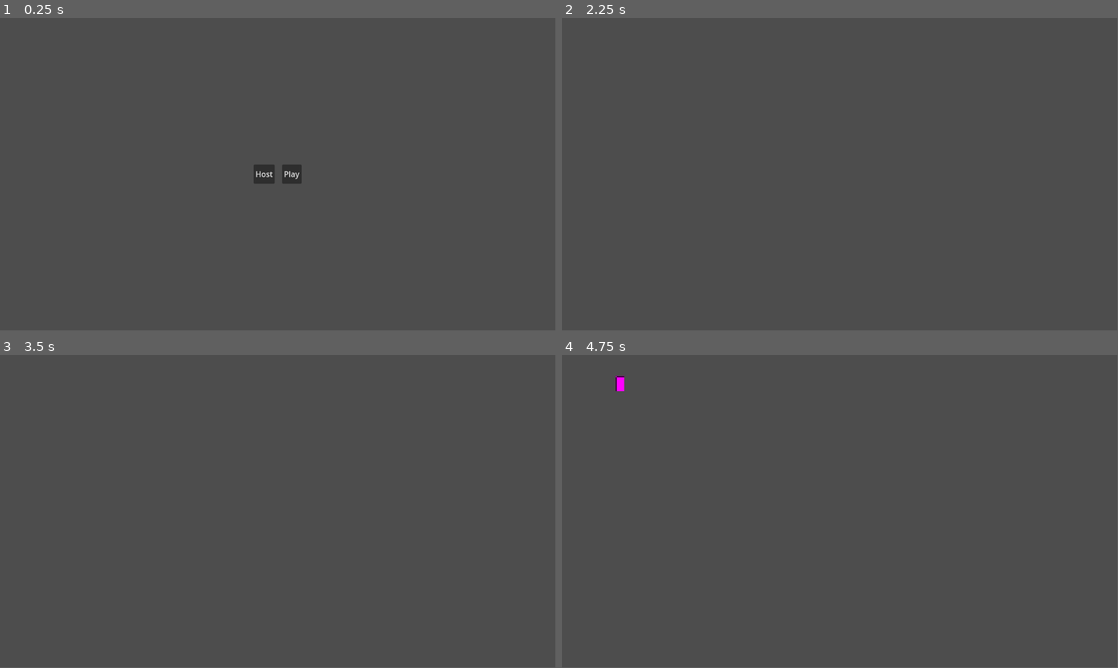
Above: before the commit, frames 1-4 (two rows, left to right).
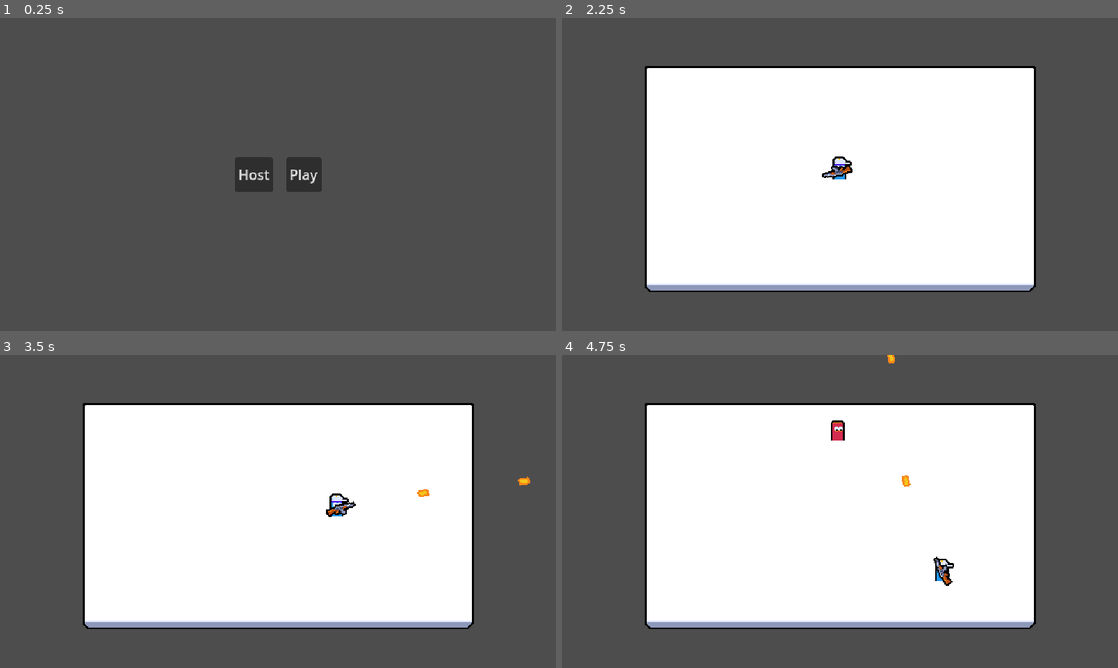
Above: after the commit, the same moments.

Repository: JonanBH/2dmpcourse
Game: Godot game, scene res://ui/main_menu/main_menu.tscn
Same seed, same stepped clock (60 frames per second), same inputs: the game is played once before the commit and once after it.
Inputs (mouse positions are in pixels of both pictures, inside the frame that each line leads up to):
- Up to frame 1 (0.25 s): no input
- Up to frame 2 (2.25 s): click "Play" at 0.5 s; click "Play" at 1.25 s; click "Host" at 2 s
- Up to frame 3 (3.5 s): tap Enter at 2.75 s; move the mouse to (400, 495) at 2.77 s; press the mouse at (400, 495) at 2.78 s; hold D (move_right) from 2.78 s (still down)
- Up to frame 4 (4.75 s): move the mouse to (728, 527) at 3.52 s; release D (move_right) at 3.53 s; release the mouse at (728, 527) at 3.53 s; hold S (move_down) 3.53-4.28 s; click (728, 527) at 3.6 s; move the mouse to (895, 442) at 4.27 s; press the mouse at (895, 442) at 4.28 s; hold D (move_right) from 4.28 s (still down)
In our replay, the window is 799x449 before the commit and 800x450 after it. These sizes can differ from the game's own. Grey fills any space a smaller window leaves; there, only what the larger window draws over its background counts as a difference.

The runs differ from the first frame. In frame 1, 1.2% of the frame differs, in the area x 42-58%, y 44-56%; in frame 2, 51%; in frame 3, 51%; in frame 4, 51%, in the area x 9-86%, y 0-88%.

Commit message:
implemented base components

Diff:
--- /dev/null
+++ b/autoload/game_events.gd
@@ -0,0 +1,7 @@
+extends Node
+
+signal enemy_died
+
+
+func emit_enemy_died() -> void:
+	enemy_died.emit()
--- /dev/null
+++ b/components/health_component.gd
@@ -0,0 +1,17 @@
+class_name HealthComponent
+extends Node
+
+signal died
+
+@export var max_health : int = 1
+
+var current_health : int
+
+func _ready() -> void:
+	current_health = max_health
+
+
+func damage(amount : int) -> void:
+	current_health = clamp(current_health - amount, 0, max_health)
+	if current_health == 0:
+		died.emit()
--- /dev/null
+++ b/components/health_component.tscn
@@ -0,0 +1,6 @@
+[gd_scene load_steps=2 format=3 uid="uid://bbx7m03mkqsce"]
+
+[ext_resource type="Script" uid="uid://cw8m6pdpii6xi" path="res://components/health_component.gd" id="1_t2tvt"]
+
+[node name="HealthComponent" type="Node"]
+script = ExtResource("1_t2tvt")
--- /dev/null
+++ b/components/hitbox_component.gd
@@ -0,0 +1,10 @@
+class_name HitboxComponent
+extends Area2D
+
+signal hit_hurtbox(hurtbox_component : HealthComponent)
+
+var damage : int = 1
+
+
+func register_hurtbox_hit(hurtbox_component : HurtboxComponent) -> void:
+	hit_hurtbox.emit(hurtbox_component)
--- /dev/null
+++ b/components/hitbox_component.tscn
@@ -0,0 +1,9 @@
+[gd_scene load_steps=2 format=3 uid="uid://dxqxjjgtgmqjc"]
+
+[ext_resource type="Script" uid="uid://cd3p3ul5oohp0" path="res://components/hitbox_component.gd" id="1_4kxk5"]
+
+[node name="HitboxComponent" type="Area2D"]
+collision_layer = 256
+collision_mask = 0
+monitoring = false
+script = ExtResource("1_4kxk5")
--- /dev/null
+++ b/components/hurtbox_component.gd
@@ -0,0 +1,19 @@
+class_name HurtboxComponent
+extends Area2D
+
+@export var health_component : HealthComponent
+
+func _ready() -> void:
+	area_entered.connect(_on_area_entered)
+
+
+func _on_area_entered(other_area : Area2D) -> void:
+	if !is_multiplayer_authority() or other_area is not HitboxComponent:
+		return
+
+	var hitbox_component : HitboxComponent = other_area as HitboxComponent
+
+	hitbox_component.register_hurtbox_hit(self)
+
+	if health_component:
+		health_component.damage(hitbox_component.damage)
--- /dev/null
+++ b/components/hurtbox_component.tscn
@@ -0,0 +1,8 @@
+[gd_scene load_steps=2 format=3 uid="uid://cagdrvllq4n4q"]
+
+[ext_resource type="Script" uid="uid://ob4si5waqyee" path="res://components/hurtbox_component.gd" id="1_prfln"]
+
+[node name="HurtboxComponent" type="Area2D"]
+collision_layer = 0
+collision_mask = 256
+script = ExtResource("1_prfln")
--- /dev/null
+++ b/components/player_input_syncronizer_component.gd
@@ -0,0 +1,17 @@
+class_name PlayerInputSynchronizerComponent extends MultiplayerSynchronizer
+
+@export var aim_root : Node2D
+
+var movement_vector := Vector2.ZERO
+var aim_vector := Vector2.RIGHT
+var is_attack_pressed : bool = false
+
+func _process(_delta: float) -> void:
+	if is_multiplayer_authority():
+		gather_input()
+
+
+func gather_input() -> void:
+	movement_vector = Input.get_vector("move_left", "move_right", "move_up", "move_down", 0.2)
+	aim_vector = aim_root.global_position.direction_to(aim_root.get_global_mouse_position()).normalized()
+	is_attack_pressed = Input.is_action_pressed("attack")
--- /dev/null
+++ b/components/player_input_syncronizer_component.tscn
@@ -0,0 +1,19 @@
+[gd_scene load_steps=3 format=3 uid="uid://dbippw4rrlm31"]
+
+[ext_resource type="Script" uid="uid://1p8kxlmiotm5" path="res://components/player_input_syncronizer_component.gd" id="1_5iuh5"]
+
+[sub_resource type="SceneReplicationConfig" id="SceneReplicationConfig_a0it7"]
+properties/0/path = NodePath(".:movement_vector")
+properties/0/spawn = true
+properties/0/replication_mode = 2
+properties/1/path = NodePath(".:aim_vector")
+properties/1/spawn = true
+properties/1/replication_mode = 1
+properties/2/path = NodePath(".:is_attack_pressed")
+properties/2/spawn = true
+properties/2/replication_mode = 2
+
+[node name="PlayerInputSyncronizerComponent" type="MultiplayerSynchronizer"]
+root_path = NodePath(".")
+replication_config = SubResource("SceneReplicationConfig_a0it7")
+script = ExtResource("1_5iuh5")
--- /dev/null
+++ b/entities/bullet/bullet.gd
@@ -0,0 +1,35 @@
+class_name Bullet extends Node2D
+
+const SPEED = 600
+
+@onready var life_timer: Timer = $LifeTimer
+@onready var hitbox_component: HitboxComponent = $HitboxComponent
+
+var direction := Vector2.ZERO
+
+func _ready() -> void:
+	life_timer.timeout.connect(_on_life_timer_timeout)
+	hitbox_component.hit_hurtbox.connect(_on_hit_hurtbox)
+
+
+func _process(delta: float) -> void:
+	global_position += direction * SPEED * delta
+
+
+func start(direction : Vector2) -> void:
+	self.direction = direction
+	rotation = direction.angle()
+
+
+
+func _on_life_timer_timeout() -> void:
+	if is_multiplayer_authority():
+		queue_free()
+
+
+func register_collision() -> void:
+	queue_free()
+
+
+func _on_hit_hurtbox(_hurtbox_component : HurtboxComponent) -> void:
+	register_collision()
--- /dev/null
+++ b/entities/bullet/bullet.tscn
@@ -0,0 +1,37 @@
+[gd_scene load_steps=6 format=3 uid="uid://i6a54pjcj6nb"]
+
+[ext_resource type="Script" uid="uid://yabjeuqn03y6" path="res://entities/bullet/bullet.gd" id="1_2kyv7"]
+[ext_resource type="Texture2D" uid="uid://bq64haollwbv6" path="res://entities/bullet/bullet.png" id="1_78c8h"]
+[ext_resource type="PackedScene" uid="uid://dxqxjjgtgmqjc" path="res://components/hitbox_component.tscn" id="2_5h0jh"]
+
+[sub_resource type="SceneReplicationConfig" id="SceneReplicationConfig_2kyv7"]
+properties/0/path = NodePath(".:global_position")
+properties/0/spawn = true
+properties/0/replication_mode = 0
+properties/1/path = NodePath(".:rotation")
+properties/1/spawn = true
+properties/1/replication_mode = 0
+properties/2/path = NodePath(".:direction")
+properties/2/spawn = true
+properties/2/replication_mode = 0
+
+[sub_resource type="CircleShape2D" id="CircleShape2D_25cl0"]
+
+[node name="Bullet" type="Node2D"]
+script = ExtResource("1_2kyv7")
+
+[node name="LifeTimer" type="Timer" parent="."]
+wait_time = 2.0
+one_shot = true
+autostart = true
+
+[node name="MultiplayerSynchronizer" type="MultiplayerSynchronizer" parent="."]
+replication_config = SubResource("SceneReplicationConfig_2kyv7")
+
+[node name="HitboxComponent" parent="." instance=ExtResource("2_5h0jh")]
+
+[node name="CollisionShape2D2" type="CollisionShape2D" parent="HitboxComponent"]
+shape = SubResource("CircleShape2D_25cl0")
+
+[node name="Sprite2D" type="Sprite2D" parent="."]
+texture = ExtResource("1_78c8h")
--- /dev/null
+++ b/entities/enemy/enemy.gd
@@ -0,0 +1,53 @@
+extends CharacterBody2D
+
+@onready var target_aquisition_timer: Timer = $TargetAquisitionTimer
+@onready var health_component: HealthComponent = $HealthComponent
+
+var target_position : Vector2
+
+func _ready() -> void:
+	target_aquisition_timer.timeout.connect(_on_target_aquisition_timer_timeout)
+	if is_multiplayer_authority():
+		acquire_target()
+
+		health_component.died.connect(_on_died)
+
+
+func _process(delta: float) -> void:
+	if is_multiplayer_authority():
+		velocity = global_position.direction_to(target_position) * 40
+		move_and_slide()
+
+
+func acquire_target() -> void:
+	var players := get_tree().get_nodes_in_group("player")
+	var nearest_player : Player = null
+	var nearest_squared_distance : float
+
+	for player in players:
+		if nearest_player == null:
+			nearest_player = player as Player
+			nearest_squared_distance = nearest_player.global_position.\
+				distance_squared_to(global_position)
+
+			continue
+
+		var player_squared_distance : float = player.global_position.\
+				distance_squared_to(global_position)
+
+		if player_squared_distance < nearest_squared_distance:
+			nearest_player = player
+			nearest_squared_distance = player_squared_distance
+
+	if nearest_player != null:
+		target_position = nearest_player.global_position
+
+
+func _on_target_aquisition_timer_timeout() -> void:
+	if is_multiplayer_authority():
+		acquire_target()
+
+
+func _on_died() -> void:
+	GameEvents.emit_enemy_died()
+	queue_free()
--- /dev/null
+++ b/entities/enemy/enemy.tscn
@@ -0,0 +1,49 @@
+[gd_scene load_steps=8 format=3 uid="uid://4oqp8w4q1nhf"]
+
+[ext_resource type="Script" uid="uid://drixbc6h6wkjo" path="res://entities/enemy/enemy.gd" id="1_im2q6"]
+[ext_resource type="Texture2D" uid="uid://df7mgfvue7pvb" path="res://entities/enemy/enemy_medium.png" id="1_ksmh7"]
+[ext_resource type="PackedScene" uid="uid://bbx7m03mkqsce" path="res://components/health_component.tscn" id="2_3fvr7"]
+[ext_resource type="PackedScene" uid="uid://cagdrvllq4n4q" path="res://components/hurtbox_component.tscn" id="3_dt443"]
+
+[sub_resource type="SceneReplicationConfig" id="SceneReplicationConfig_im2q6"]
+properties/0/path = NodePath(".:global_position")
+properties/0/spawn = true
+properties/0/replication_mode = 1
+
+[sub_resource type="CircleShape2D" id="CircleShape2D_ksmh7"]
+radius = 4.0
+
+[sub_resource type="RectangleShape2D" id="RectangleShape2D_4wwj3"]
+size = Vector2(16, 24)
+
+[node name="Enemy" type="CharacterBody2D"]
+collision_layer = 0
+motion_mode = 1
+script = ExtResource("1_im2q6")
+
+[node name="HealthComponent" parent="." instance=ExtResource("2_3fvr7")]
+max_health = 2
+
+[node name="MultiplayerSynchronizer" type="MultiplayerSynchronizer" parent="."]
+replication_config = SubResource("SceneReplicationConfig_im2q6")
+
+[node name="TargetAquisitionTimer" type="Timer" parent="."]
+wait_time = 0.2
+autostart = true
+
+[node name="CollisionShape2D" type="CollisionShape2D" parent="."]
+position = Vector2(0, -4)
+shape = SubResource("CircleShape2D_ksmh7")
+
+[node name="HurtboxComponent" parent="." node_paths=PackedStringArray("health_component") instance=ExtResource("3_dt443")]
+position = Vector2(0, -11)
+health_component = NodePath("../HealthComponent")
+
+[node name="CollisionShape2D2" type="CollisionShape2D" parent="HurtboxComponent"]
+position = Vector2(0, -1)
+shape = SubResource("RectangleShape2D_4wwj3")
+
+[node name="Sprite2D" type="Sprite2D" parent="."]
+texture = ExtResource("1_ksmh7")
+centered = false
+offset = Vector2(-8, -23)
--- a/entities/player/player.gd
+++ b/entities/player/player.gd
@@ -1,8 +1,40 @@
-extends CharacterBody2D
+class_name Player extends CharacterBody2D
+
+@onready var player_input_syncronizer_component: PlayerInputSynchronizerComponent = $PlayerInputSyncronizerComponent
+@onready var weapon_root: Node2D = $WeaponRoot
+@onready var fire_rate_timer: Timer = $FireRateTimer
+
+var bullet_scene : PackedScene = preload("uid://i6a54pjcj6nb")
+
+
+var input_multiplayer_authority : int = 1
+
+func _ready() -> void:
+	player_input_syncronizer_component.set_multiplayer_authority(input_multiplayer_authority)
 
 
 func _process(delta: float) -> void:
-	var movement_vector := Input.get_vector("move_left", "move_right", "move_up", "move_down", 0.2)
+	var aim_position = weapon_root.global_position \
+			+ player_input_syncronizer_component.aim_vector
 
-	velocity = movement_vector * 100
-	move_and_slide()
+	weapon_root.look_at(aim_position)
+
+	if is_multiplayer_authority():
+		velocity = player_input_syncronizer_component.movement_vector * 100
+		move_and_slide()
+
+		if(player_input_syncronizer_component.is_attack_pressed):
+			try_create_bullet()
+
+
+func try_create_bullet() -> void:
+	if not fire_rate_timer.is_stopped():
+		return
+
+	var bullet := bullet_scene.instantiate() as Bullet
+	bullet.global_position = weapon_root.global_position
+
+	bullet.start(player_input_syncronizer_component.aim_vector.normalized())
+	get_parent().add_child(bullet, true)
+
+	fire_rate_timer.start()
--- a/entities/player/player.tscn
+++ b/entities/player/player.tscn
@@ -1,19 +1,45 @@
-[gd_scene load_steps=4 format=3 uid="uid://bjmdbk30ebfj"]
+[gd_scene load_steps=7 format=3 uid="uid://bjmdbk30ebfj"]
 
 [ext_resource type="Script" uid="uid://cr50jbl2u0xii" path="res://entities/player/player.gd" id="1_symyc"]
+[ext_resource type="PackedScene" uid="uid://dbippw4rrlm31" path="res://components/player_input_syncronizer_component.tscn" id="2_abrql"]
+[ext_resource type="Texture2D" uid="uid://3py6iwcewkd5" path="res://entities/player/player-medium.png" id="3_sglur"]
+[ext_resource type="Texture2D" uid="uid://rm3uk3fjgcyp" path="res://entities/player/rifle.png" id="4_bls4j"]
 
-[sub_resource type="PlaceholderTexture2D" id="PlaceholderTexture2D_sfv1e"]
-size = Vector2(18, 32)
+[sub_resource type="SceneReplicationConfig" id="SceneReplicationConfig_abrql"]
+properties/0/path = NodePath(".:global_position")
+properties/0/spawn = true
+properties/0/replication_mode = 1
 
 [sub_resource type="CircleShape2D" id="CircleShape2D_symyc"]
 
-[node name="Player" type="CharacterBody2D"]
+[node name="Player" type="CharacterBody2D" groups=["player"]]
 collision_layer = 0
+motion_mode = 1
 script = ExtResource("1_symyc")
+
+[node name="PlayerInputSyncronizerComponent" parent="." node_paths=PackedStringArray("aim_root") instance=ExtResource("2_abrql")]
+aim_root = NodePath("../WeaponRoot")
+
+[node name="MultiplayerSynchronizer" type="MultiplayerSynchronizer" parent="."]
+replication_config = SubResource("SceneReplicationConfig_abrql")
+
+[node name="FireRateTimer" type="Timer" parent="."]
+wait_time = 0.2
+one_shot = true
 
 [node name="Sprite2D" type="Sprite2D" parent="."]
 position = Vector2(0, -16)
-texture = SubResource("PlaceholderTexture2D_sfv1e")
+texture = ExtResource("3_sglur")
+centered = false
+offset = Vector2(-9, -10)
+
+[node name="WeaponRoot" type="Node2D" parent="."]
+position = Vector2(0, -8)
+
+[node name="Sprite2D" type="Sprite2D" parent="WeaponRoot"]
+texture = ExtResource("4_bls4j")
+centered = false
+offset = Vector2(-14, -6)
 
 [node name="CollisionShape2D" type="CollisionShape2D" parent="."]
 position = Vector2(0, -10)
--- a/main.gd
+++ b/main.gd
@@ -1,13 +1,18 @@
 extends Node
+
+const ENEMY_SCENE : PackedScene = preload("res://entities/enemy/enemy.tscn")
+
+@onready var multiplayer_spawner: MultiplayerSpawner = $MultiplayerSpawner
+@onready var player_spawn_position: Marker2D = $PlayerSpawnPosition
 
 var player_scene : PackedScene = preload("uid://bjmdbk30ebfj")
 
-@onready var multiplayer_spawner: MultiplayerSpawner = $MultiplayerSpawner
-
 func _ready() -> void:
 	multiplayer_spawner.spawn_function = func(data):
-		var player = player_scene.instantiate()
+		var player : Player = player_scene.instantiate() as Player
 		player.name = str(data.peer_id)
+		player.global_position = player_spawn_position.global_position
+		player.input_multiplayer_authority = data.peer_id
 		return player
 
 	peer_ready.rpc_id(1)
--- a/main.tscn
+++ b/main.tscn
@@ -1,9 +1,75 @@
-[gd_scene load_steps=2 format=3 uid="uid://bhfns2kme5t0f"]
+[gd_scene load_steps=6 format=3 uid="uid://bhfns2kme5t0f"]
 
 [ext_resource type="Script" uid="uid://bfacyf3ojev6w" path="res://main.gd" id="1_ig7tw"]
+[ext_resource type="Texture2D" uid="uid://cfrqb8qvkq1cv" path="res://assets/arena.png" id="2_0xm2m"]
+[ext_resource type="PackedScene" uid="uid://djbre07o11565" path="res://manager/EnemyManager.tscn" id="2_h2yge"]
+
+[sub_resource type="RectangleShape2D" id="RectangleShape2D_0xm2m"]
+size = Vector2(32, 300)
+
+[sub_resource type="RectangleShape2D" id="RectangleShape2D_h2yge"]
+size = Vector2(500, 32)
 
 [node name="Main" type="Node"]
 script = ExtResource("1_ig7tw")
 
+[node name="EnemyManager" parent="." node_paths=PackedStringArray("enemy_spawn_root", "spawn_rect") instance=ExtResource("2_h2yge")]
+enemy_spawn_root = NodePath("..")
+spawn_rect = NodePath("../SpawnRect")
+
 [node name="MultiplayerSpawner" type="MultiplayerSpawner" parent="."]
+_spawnable_scenes = PackedStringArray("uid://i6a54pjcj6nb", "uid://4oqp8w4q1nhf")
 spawn_path = NodePath("..")
+
+[node name="SpawnRect" type="ReferenceRect" parent="."]
+custom_minimum_size = Vector2(414, 216)
+offset_left = 113.0
+offset_top = 73.0
+offset_right = 527.0
+offset_bottom = 289.0
+mouse_filter = 2
+metadata/_edit_lock_ = true
+
+[node name="PlayerSpawnPosition" type="Marker2D" parent="."]
+position = Vector2(320, 185)
+metadata/_edit_lock_ = true
+
+[node name="Arena" type="Sprite2D" parent="."]
+position = Vector2(320, 185)
+texture = ExtResource("2_0xm2m")
+metadata/_edit_lock_ = true
+
+[node name="StaticBodies" type="Node2D" parent="."]
+visible = false
+
+[node name="StaticBody2D" type="StaticBody2D" parent="StaticBodies"]
+position = Vector2(79, 179)
+collision_mask = 0
+
+[node name="CollisionShape2D" type="CollisionShape2D" parent="StaticBodies/StaticBody2D"]
+shape = SubResource("RectangleShape2D_0xm2m")
+metadata/_edit_lock_ = true
+
+[node name="StaticBody2D2" type="StaticBody2D" parent="StaticBodies"]
+position = Vector2(561, 179)
+collision_mask = 0
+
+[node name="CollisionShape2D" type="CollisionShape2D" parent="StaticBodies/StaticBody2D2"]
+shape = SubResource("RectangleShape2D_0xm2m")
+metadata/_edit_lock_ = true
+
+[node name="StaticBody2D3" type="StaticBody2D" parent="StaticBodies"]
+position = Vector2(320, 39)
+collision_mask = 0
+
+[node name="CollisionShape2D" type="CollisionShape2D" parent="StaticBodies/StaticBody2D3"]
+shape = SubResource("RectangleShape2D_h2yge")
+metadata/_edit_lock_ = true
+
+[node name="StaticBody2D4" type="StaticBody2D" parent="StaticBodies"]
+position = Vector2(320, 321)
+collision_mask = 0
+
+[node name="CollisionShape2D" type="CollisionShape2D" parent="StaticBodies/StaticBody2D4"]
+shape = SubResource("RectangleShape2D_h2yge")
+metadata/_edit_lock_ = true
--- /dev/null
+++ b/manager/EnemyManager.tscn
@@ -0,0 +1,14 @@
+[gd_scene load_steps=3 format=3 uid="uid://djbre07o11565"]
+
+[ext_resource type="Script" uid="uid://bs5het6l2r4is" path="res://manager/enemy_manager.gd" id="1_26fr1"]
+[ext_resource type="PackedScene" uid="uid://4oqp8w4q1nhf" path="res://entities/enemy/enemy.tscn" id="2_hctvm"]
+
+[node name="EnemyManager" type="Node"]
+script = ExtResource("1_26fr1")
+enemy_scene = ExtResource("2_hctvm")
+
+[node name="SpawnIntervalTimer" type="Timer" parent="."]
+one_shot = true
+
+[node name="RoundTimer" type="Timer" parent="."]
+one_shot = true
--- /dev/null
+++ b/manager/enemy_manager.gd
@@ -0,0 +1,82 @@
+extends Node
+
+const ROUND_BASE_TIME := 10
+const ROUND_GROWTH := 5
+const BASE_ENEMY_SPAWN_TIME : float = 2.0
+const ENEMY_SPAWN_TIME_GROWTH : float = -0.15
+
+@export var enemy_scene : PackedScene
+@export var enemy_spawn_root : Node
+@export var spawn_rect : ReferenceRect
+
+@onready var spawn_interval_timer: Timer = $SpawnIntervalTimer
+@onready var round_timer: Timer = $RoundTimer
+
+var round_count : int = 0
+var spawned_enemies : int = 0
+
+func _ready() -> void:
+	spawn_interval_timer.timeout.connect(_on_spawn_interval_timer_timeout)
+	round_timer.timeout.connect(_on_round_timer_timeout)
+
+	GameEvents.enemy_died.connect(_on_enemy_died)
+
+	begin_round()
+
+
+func begin_round() -> void:
+	round_count += 1
+	round_timer.wait_time = ROUND_BASE_TIME + (ROUND_GROWTH * (round_count - 1))
+	round_timer.start()
+
+	spawn_interval_timer.wait_time = BASE_ENEMY_SPAWN_TIME + \
+		((round_count - 1) * ENEMY_SPAWN_TIME_GROWTH)
+
+	spawn_interval_timer.start()
+
+	print("Begining round %s" % round_count)
+
+
+func _check_round_completed() -> void:
+	if !round_timer.is_stopped():
+		return
+
+	if spawned_enemies == 0:
+		print("Round complete")
+		begin_round()
+
+
+func _on_spawn_interval_timer_timeout() -> void:
+	if is_multiplayer_authority():
+		spawn_enemy()
+		spawn_interval_timer.start()
+
+
+func get_random_spawn_position() -> Vector2 :
+	var x = randi_range(0, spawn_rect.size.x)
+	var y = randi_range(0, spawn_rect.size.y)
+
+	return spawn_rect.global_position + Vector2(x, y)
+
+
+func spawn_enemy() -> void :
+	if is_multiplayer_authority():
+		var enemy = enemy_scene.instantiate() as Node2D
+		enemy.global_position = get_random_spawn_position()
+		enemy_spawn_root.add_child(enemy, true)
+
+		spawned_enemies += 1
+
+
+func _on_round_timer_timeout() -> void:
+	if is_multiplayer_authority():
+		spawn_interval_timer.stop()
+		print("Round over")
+
+		_check_round_completed()
+
+
+func _on_enemy_died() -> void:
+	spawned_enemies -= 1
+
+	_check_round_completed()
--- a/project.godot
+++ b/project.godot
@@ -14,6 +14,18 @@
 run/main_scene="uid://co73a1x8623p4"
 config/features=PackedStringArray("4.4", "Forward Plus")
 config/icon="res://icon.svg"
+
+[autoload]
+
+GameEvents="*res://autoload/game_events.gd"
+
+[display]
+
+window/size/viewport_width=640
+window/size/viewport_height=360
+window/size/window_width_override=1280
+window/size/window_height_override=720
+window/stretch/mode="viewport"
 
 [input]
 
@@ -41,3 +53,17 @@
 , Object(InputEventKey,"resource_local_to_scene":false,"resource_name":"","device":-1,"window_id":0,"alt_pressed":false …(186 unchanged characters)…
 ]
 }
+attack={
+"deadzone": 0.2,
+"events": [Object(InputEventMouseButton,"resource_local_to_scene":false,"resource_name":"","device":-1,"window_id":0,"alt_pressed":false,"shift_pressed":false,"ctrl_pressed":false,"meta_pressed":false,"button_mask":1,"position":Vector2(161, 6),"global_position":Vector2(170, 54),"factor":1.0,"button_index":1,"canceled":false,"pressed":true,"double_click":false,"script":null)
+]
+}
+
+[layer_names]
+
+2d_physics/layer_1="Terrain"
+2d_physics/layer_9="Bullet"
+
+[rendering]
+
+textures/canvas_textures/default_texture_filter=0
Binary file added: assets/arena.png
Not shown, added: assets/arena.png.import
Not shown, added: autoload/game_events.gd.uid
Not shown, added: components/health_component.gd.uid
Not shown, added: components/hitbox_component.gd.uid
Not shown, added: components/hurtbox_component.gd.uid
Not shown, added: components/player_input_syncronizer_component.gd.uid
Not shown, added: entities/bullet/bullet.gd.uid
Binary file added: entities/bullet/bullet.png
Not shown, added: entities/bullet/bullet.png.import
Not shown, added: entities/enemy/enemy.gd.uid
Binary file added: entities/enemy/enemy_medium.png
(and 6 more such lines)
